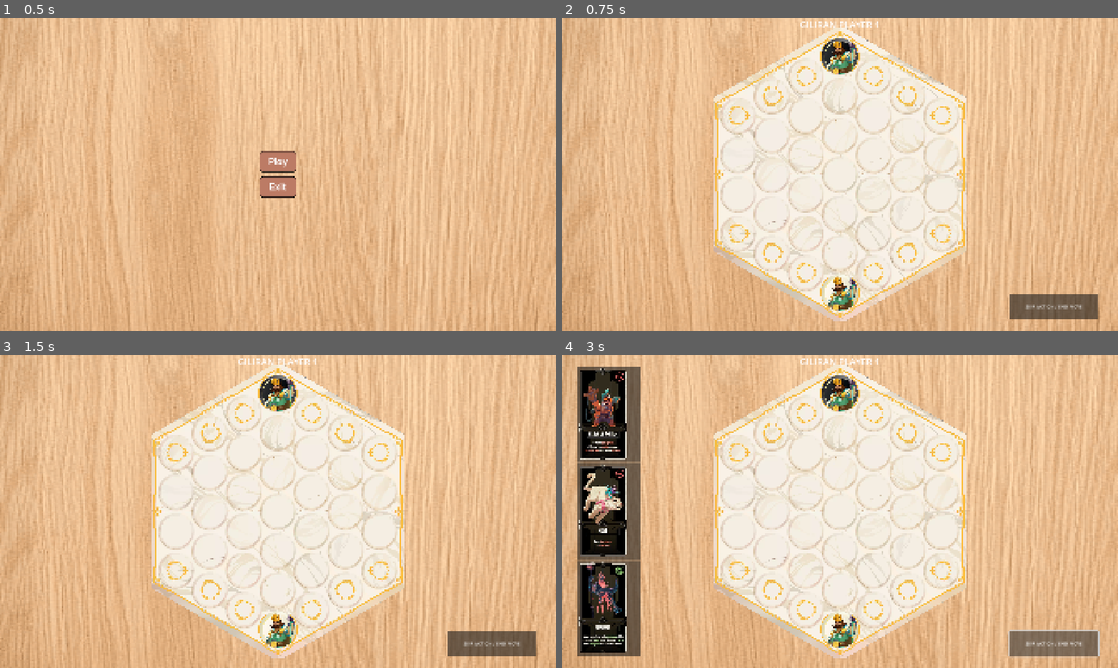
Above: before the commit, frames 1-4 (two rows, left to right).
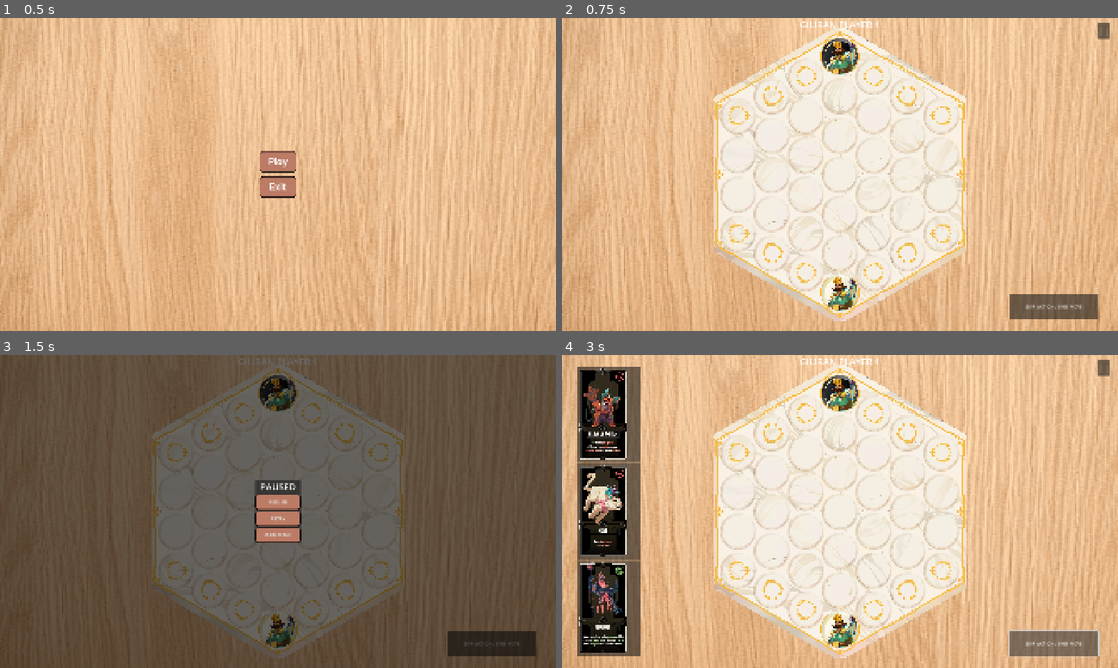
Above: after the commit, the same moments.

Repository: jecongg/proyek-ai
Game: Godot game, scene res://MainMenu.tscn
Same seed, same stepped clock (60 frames per second), same inputs: the game is played once before the commit and once after it.
Inputs (mouse positions are in pixels of both pictures, inside the frame that each line leads up to):
- Up to frame 1 (0.5 s): no input
- Up to frame 2 (0.75 s): click "Play" at 0.5 s
- Up to frame 3 (1.5 s): click (539, 367) at 1.25 s, where only the run after the commit has a clickable "||"
- Up to frame 4 (3 s): click (840, 502) at 2 s, where only the run after the commit has a clickable "RESUME"; click "SKIP ACTION / END MOVE" at 2.75 s

Frame 1 is identical in both runs. In frame 2, 0.1% of the frame differs, in the area x 96-99%, y 1-7%; in frame 3, 100%, in the area x 0-100%, y 0-100%; in frame 4, 0.1%.

Commit message:
Add menu to the game

Diff:
--- /dev/null
+++ b/ButtonStyle.tres
@@ -0,0 +1,17 @@
+[gd_resource type="StyleBoxFlat" format=3 uid="uid://c6ea38804ffyg"]
+
+[resource]
+content_margin_left = 30.0
+content_margin_top = 15.0
+content_margin_right = 30.0
+content_margin_bottom = 15.0
+bg_color = Color(0.73910326, 0.48327357, 0.39531344, 1)
+border_width_left = 2
+border_width_top = 2
+border_width_right = 2
+border_width_bottom = 2
+border_color = Color(0, 0, 0, 1)
+corner_radius_top_left = 10
+corner_radius_top_right = 10
+corner_radius_bottom_right = 10
+corner_radius_bottom_left = 10
--- a/GameManager.gd
+++ b/GameManager.gd
@@ -12,6 +12,7 @@
 
 @onready var grid = $"../Board"
 @export var recruit_ui : Control
+@export var in_game_menu : Control
 @onready var info_label = $"../UILayer/InfoLabel"
 var ai_brain : AIBrain
 
@@ -247,14 +248,14 @@
 	return Vector2i(999, 999) # Penuh
 
 func trigger_game_over(winner_id: int):
-	if current_state == State.GAME_OVER: return # Biar gak panggil double
+	if current_state == State.GAME_OVER: return
 
 	current_state = State.GAME_OVER
 	print("!!! GAME OVER !!! Pemenang: Player ", winner_id)
 
-	# Update UI Text
-	info_label.text = "GAME OVER!\nPEMENANG: PLAYER " + str(winner_id)
-	info_label.modulate = Color(1, 1, 0) # Warna Kuning Emas
-
-	# Matikan UI Recruit kalau sedang terbuka
+	# PANGGIL MENU GAME OVER
+	if in_game_menu:
+		in_game_menu.open_game_over_menu(winner_id)
+
+	# Matikan UI Recruit
 	recruit_ui.close_market()
--- /dev/null
+++ b/InGameMenu.gd
@@ -0,0 +1,79 @@
+extends Control
+
+# Referensi Node (Perhatikan path-nya berubah karena ada Overlay)
+@onready var overlay = $Overlay
+@onready var menu_box = $Overlay/MenuBox
+@onready var confirm_dialog = $Overlay/ConfirmDialog
+@onready var title_label = $Overlay/MenuBox/VBoxContainer/TitleLabel
+@onready var btn_resume = $Overlay/MenuBox/VBoxContainer/BtnResume
+@onready var btn_pause = $BtnPause
+
+var pending_action = ""
+
+func _ready():
+	# Pastikan Root Node (Self) SELALU NYALA
+	visible = true
+
+	# Yang kita sembunyikan cuma Overlay-nya
+	overlay.hide()
+	confirm_dialog.hide()
+
+	# Hubungkan Tombol (Sama seperti sebelumnya)
+	btn_pause.pressed.connect(open_pause_menu)
+
+	# Perhatikan path tombol di dalam Overlay
+	$Overlay/MenuBox/VBoxContainer/BtnResume.pressed.connect(close_menu)
+	$Overlay/MenuBox/VBoxContainer/BtnRetry.pressed.connect(on_retry_pressed)
+	$Overlay/MenuBox/VBoxContainer/BtnMenu.pressed.connect(on_menu_pressed)
+
+	$Overlay/ConfirmDialog/VBoxContainer/HBoxContainer/BtnYes.pressed.connect(on_confirm_yes)
+	$Overlay/ConfirmDialog/VBoxContainer/HBoxContainer/BtnNo.pressed.connect(on_confirm_no)
+
+# --- FUNGSI BUKA/TUTUP MENU ---
+func open_pause_menu():
+	overlay.show()      # Munculkan Overlay
+	menu_box.show()
+	confirm_dialog.hide()
+
+	title_label.text = "PAUSED"
+	btn_resume.visible = true
+	btn_pause.visible = false # Sembunyikan tombol pause kecil biar bersih
+
+func open_game_over_menu(winner_id: int):
+	overlay.show()      # Munculkan Overlay
+	menu_box.show()
+	confirm_dialog.hide()
+
+	title_label.text = "PLAYER " + str(winner_id) + " WINS!"
+	btn_resume.visible = false
+	btn_pause.visible = false
+
+func close_menu():
+	overlay.hide()      # Sembunyikan Overlay
+	btn_pause.visible = true # Munculkan lagi tombol pause kecil
+
+# --- LOGIKA KONFIRMASI (Sama) ---
+func on_retry_pressed():
+	pending_action = "retry"
+	show_confirmation("Restart Game?")
+
+func on_menu_pressed():
+	pending_action = "menu"
+	show_confirmation("Quit to Menu?")
+
+func show_confirmation(text: String):
+	menu_box.hide()
+	confirm_dialog.show()
+	$Overlay/ConfirmDialog/VBoxContainer/Label.text = text
+
+func on_confirm_no():
+	confirm_dialog.hide()
+	menu_box.show()
+	pending_action = ""
+
+func on_confirm_yes():
+	if pending_action == "retry":
+		get_tree().reload_current_scene()
+	elif pending_action == "menu":
+		# Ganti path ini ke scene main menu kamu
+		get_tree().change_scene_to_file("res://MainMenu.tscn")
--- a/MainMenu.tscn
+++ b/MainMenu.tscn
@@ -4,22 +4,7 @@
 [ext_resource type="Texture2D" uid="uid://b2wdjbv73j8l" path="res://assets/images/background.png" id="2_eiy7p"]
 [ext_resource type="FontFile" uid="uid://jcjyvvgee2n2" path="res://assets/fonts/ElmsSans-Bold.ttf" id="3_h7a2f"]
 [ext_resource type="Theme" uid="uid://y8d41l4pdu8w" path="res://assets/styles/button_style.tres" id="3_qoqlk"]
-
-[sub_resource type="StyleBoxFlat" id="StyleBoxFlat_eiy7p"]
-content_margin_left = 30.0
-content_margin_top = 15.0
-content_margin_right = 30.0
-content_margin_bottom = 15.0
-bg_color = Color(0.73910326, 0.48327357, 0.39531344, 1)
-border_width_left = 2
-border_width_top = 2
-border_width_right = 2
-border_width_bottom = 2
-border_color = Color(0, 0, 0, 1)
-corner_radius_top_left = 10
-corner_radius_top_right = 10
-corner_radius_bottom_right = 10
-corner_radius_bottom_left = 10
+[ext_resource type="StyleBox" uid="uid://c6ea38804ffyg" path="res://ButtonStyle.tres" id="5_iwfq2"]
 
 [sub_resource type="StyleBoxFlat" id="StyleBoxFlat_h7a2f"]
 content_margin_left = 30.0
@@ -79,8 +64,8 @@
 theme_override_colors/font_outline_color = Color(0, 0, 0, 1)
 theme_override_fonts/font = ExtResource("3_h7a2f")
 theme_override_font_sizes/font_size = 32
-theme_override_styles/normal = SubResource("StyleBoxFlat_eiy7p")
-theme_override_styles/pressed = SubResource("StyleBoxFlat_eiy7p")
+theme_override_styles/normal = ExtResource("5_iwfq2")
+theme_override_styles/pressed = ExtResource("5_iwfq2")
 theme_override_styles/hover = SubResource("StyleBoxFlat_h7a2f")
 text = "Play"
 
@@ -91,8 +76,8 @@
 theme_override_colors/font_hover_color = Color(1, 1, 1, 1)
 theme_override_fonts/font = ExtResource("3_h7a2f")
 theme_override_font_sizes/font_size = 32
-theme_override_styles/normal = SubResource("StyleBoxFlat_eiy7p")
-theme_override_styles/pressed = SubResource("StyleBoxFlat_eiy7p")
+theme_override_styles/normal = ExtResource("5_iwfq2")
+theme_override_styles/pressed = ExtResource("5_iwfq2")
 theme_override_styles/hover = SubResource("StyleBoxFlat_h7a2f")
 text = "Exit"
 
--- a/game_panel.tscn
+++ b/game_panel.tscn
@@ -6,6 +6,8 @@
 [ext_resource type="Script" uid="uid://yhgnre2adtie" path="res://GridManager.gd" id="4_jhmo0"]
 [ext_resource type="Script" uid="uid://dcn026wjv86gp" path="res://GameManager.gd" id="6_56u4o"]
 [ext_resource type="PackedScene" uid="uid://bmvvsotalgtj7" path="res://RecruitUI.tscn" id="7_56u4o"]
+[ext_resource type="Script" uid="uid://cllo30fhjvvc7" path="res://InGameMenu.gd" id="7_ctbsa"]
+[ext_resource type="StyleBox" uid="uid://c6ea38804ffyg" path="res://ButtonStyle.tres" id="8_ctbsa"]
 
 [node name="GamePanel" type="Node2D"]
 script = ExtResource("1_d5y5s")
@@ -30,9 +32,10 @@
 y_stretch = 0.335
 grid_offset = Vector2(-2, 0)
 
-[node name="GameManager" type="Node" parent="." node_paths=PackedStringArray("recruit_ui")]
+[node name="GameManager" type="Node" parent="." node_paths=PackedStringArray("recruit_ui", "in_game_menu")]
 script = ExtResource("6_56u4o")
 recruit_ui = NodePath("../UILayer/RecruitUI")
+in_game_menu = NodePath("../UILayer/InGameMenu")
 
 [node name="UILayer" type="CanvasLayer" parent="."]
 
@@ -60,6 +63,7 @@
 offset_bottom = 23.0
 grow_horizontal = 2
 theme_override_font_sizes/font_size = 32
+horizontal_alignment = 1
 
 [node name="BtnSkill" type="Button" parent="UILayer"]
 visible = false
@@ -68,3 +72,126 @@
 offset_right = 1853.0
 offset_bottom = 918.0
 text = "USE SKILL"
+
+[node name="InGameMenu" type="Control" parent="UILayer"]
+layout_mode = 3
+anchors_preset = 15
+anchor_right = 1.0
+anchor_bottom = 1.0
+grow_horizontal = 2
+grow_vertical = 2
+mouse_filter = 2
+script = ExtResource("7_ctbsa")
+
+[node name="BtnPause" type="Button" parent="UILayer/InGameMenu"]
+layout_mode = 1
+anchors_preset = 1
+anchor_left = 1.0
+anchor_right = 1.0
+offset_left = -71.0
+offset_top = 19.0
+offset_right = -28.0
+offset_bottom = 72.0
+grow_horizontal = 0
+theme_override_font_sizes/font_size = 32
+text = "||"
+
+[node name="Overlay" type="Control" parent="UILayer/InGameMenu"]
+layout_mode = 1
+anchors_preset = 15
+anchor_right = 1.0
+anchor_bottom = 1.0
+grow_horizontal = 2
+grow_vertical = 2
+
+[node name="BackgroundDim" type="ColorRect" parent="UILayer/InGameMenu/Overlay"]
+layout_mode = 1
+anchors_preset = 15
+anchor_right = 1.0
+anchor_bottom = 1.0
+grow_horizontal = 2
+grow_vertical = 2
+color = Color(0, 0, 0, 0.5882353)
+
+[node name="MenuBox" type="PanelContainer" parent="UILayer/InGameMenu/Overlay"]
+layout_mode = 1
+anchors_preset = 8
+anchor_left = 0.5
+anchor_top = 0.5
+anchor_right = 0.5
+anchor_bottom = 0.5
+offset_left = -52.0
+offset_top = -64.0
+offset_right = 52.0
+offset_bottom = 64.0
+grow_horizontal = 2
+grow_vertical = 2
+
+[node name="VBoxContainer" type="VBoxContainer" parent="UILayer/InGameMenu/Overlay/MenuBox"]
+layout_mode = 2
+
+[node name="TitleLabel" type="Label" parent="UILayer/InGameMenu/Overlay/MenuBox/VBoxContainer"]
+layout_mode = 2
+theme_override_font_sizes/font_size = 32
+text = "PAUSED"
+horizontal_alignment = 1
+
+[node name="BtnResume" type="Button" parent="UILayer/InGameMenu/Overlay/MenuBox/VBoxContainer"]
+layout_mode = 2
+theme_override_styles/normal = ExtResource("8_ctbsa")
+theme_override_styles/pressed = ExtResource("8_ctbsa")
+theme_override_styles/hover = ExtResource("8_ctbsa")
+text = "RESUME"
+
+[node name="BtnRetry" type="Button" parent="UILayer/InGameMenu/Overlay/MenuBox/VBoxContainer"]
+layout_mode = 2
+theme_override_styles/normal = ExtResource("8_ctbsa")
+theme_override_styles/pressed = ExtResource("8_ctbsa")
+theme_override_styles/hover = ExtResource("8_ctbsa")
+text = "RETRY"
+
+[node name="BtnMenu" type="Button" parent="UILayer/InGameMenu/Overlay/MenuBox/VBoxContainer"]
+layout_mode = 2
+theme_override_styles/normal = ExtResource("8_ctbsa")
+theme_override_styles/pressed = ExtResource("8_ctbsa")
+theme_override_styles/hover = ExtResource("8_ctbsa")
+text = "MAIN MENU"
+
+[node name="ConfirmDialog" type="PanelContainer" parent="UILayer/InGameMenu/Overlay"]
+visible = false
+layout_mode = 1
+anchors_preset = 8
+anchor_left = 0.5
+anchor_top = 0.5
+anchor_right = 0.5
+anchor_bottom = 0.5
+offset_left = -53.5
+offset_top = -29.0
+offset_right = 53.5
+offset_bottom = 29.0
+grow_horizontal = 2
+grow_vertical = 2
+
+[node name="VBoxContainer" type="VBoxContainer" parent="UILayer/InGameMenu/Overlay/ConfirmDialog"]
+layout_mode = 2
+
+[node name="Label" type="Label" parent="UILayer/InGameMenu/Overlay/ConfirmDialog/VBoxContainer"]
+layout_mode = 2
+text = "Are you sure>"
+
+[node name="HBoxContainer" type="HBoxContainer" parent="UILayer/InGameMenu/Overlay/ConfirmDialog/VBoxContainer"]
+layout_mode = 2
+
+[node name="BtnYes" type="Button" parent="UILayer/InGameMenu/Overlay/ConfirmDialog/VBoxContainer/HBoxContainer"]
+layout_mode = 2
+theme_override_styles/normal = ExtResource("8_ctbsa")
+theme_override_styles/pressed = ExtResource("8_ctbsa")
+theme_override_styles/hover = ExtResource("8_ctbsa")
+text = "YES"
+
+[node name="BtnNo" type="Button" parent="UILayer/InGameMenu/Overlay/ConfirmDialog/VBoxContainer/HBoxContainer"]
+layout_mode = 2
+theme_override_styles/normal = ExtResource("8_ctbsa")
+theme_override_styles/pressed = ExtResource("8_ctbsa")
+theme_override_styles/hover = ExtResource("8_ctbsa")
+text = "NO"
Not shown, added: InGameMenu.gd.uid
Not shown: 1 places in game_panel.tscn that only renumber resources
